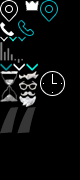
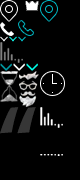
Before/after of a 80x180 layered artwork. What changed in the layer stack:
added layer "Слой 5 копия 2" above "Слой 5 копия" over (40, 154, 63, 156)
added layer "Слой 5 копия" (2nd of 2) above "Слой 12" over (40, 107, 63, 128)
